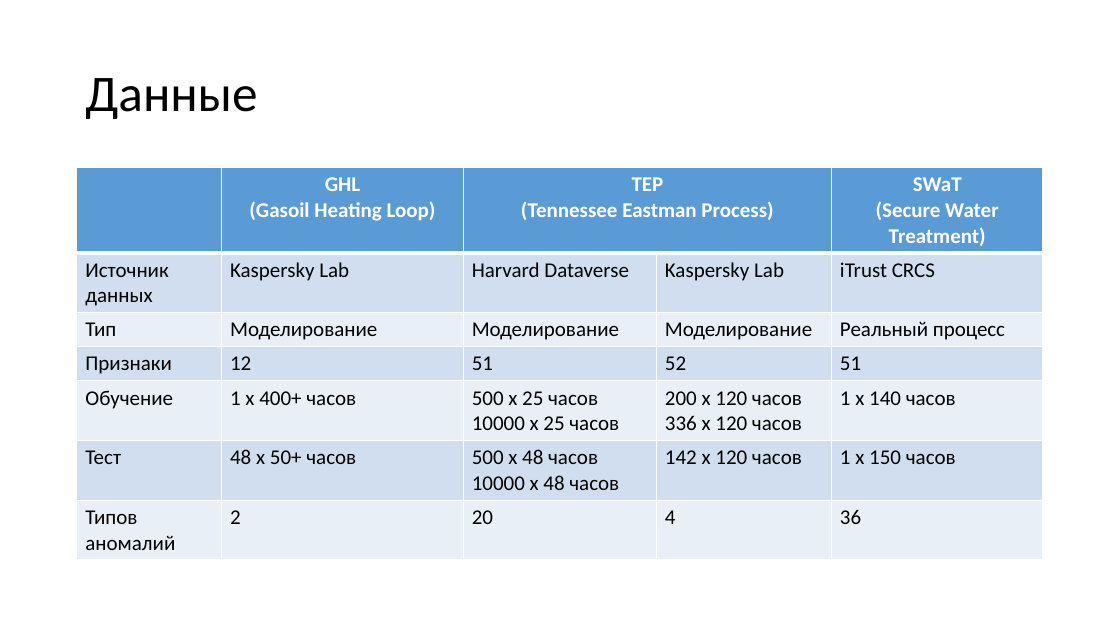
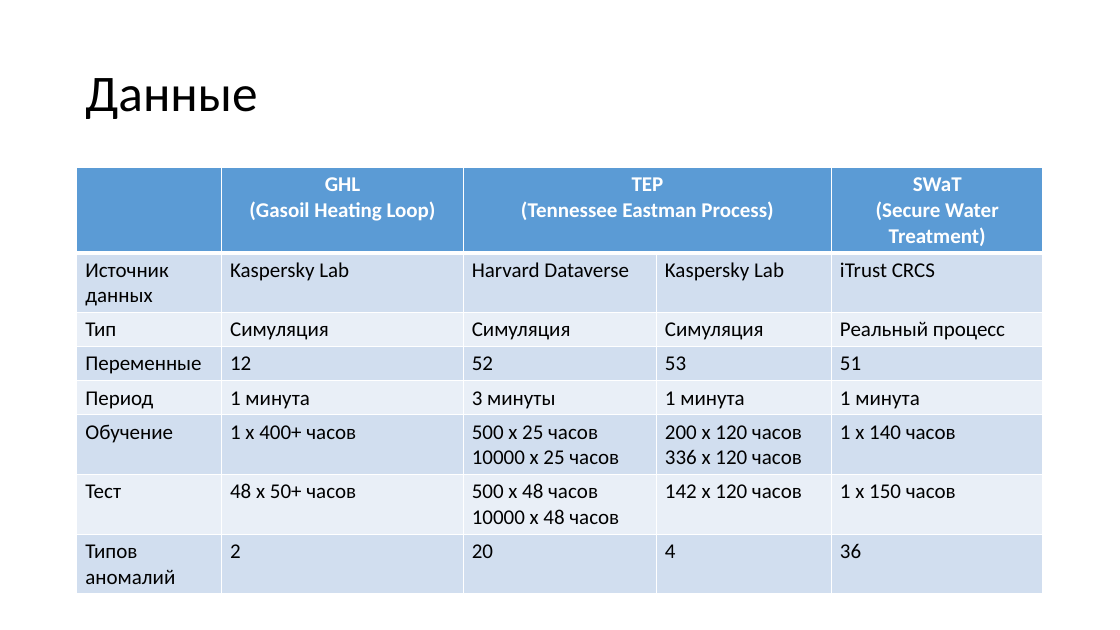
Before and after one commit to sau114/skillfactory_rds, a slide deck: slide 7 of module_final/story.pptx. Drawn at 1120x630 pixels with LibreOffice and Linux fonts; fonts in the diff are those of the drawing. Boxes give left, top, right and bottom in pixels: in the first picture for what was removed or moved away, otherwise in the second. Text is boxed around its words. In the diff, an @@ line names an element or a change of style, - is before the commit and + after.

```diff
--- a/module_final/story.pptx
+++ b/module_final/story.pptx
@@ table at (77,168,1044,590) @@
-row 3: Тип | Моделирование | Моделирование | Моделирование | Реальный процесс
-row 4: Признаки | 12 | 51 | 52 | 51
+row 3: Тип | Симуляция | Симуляция | Симуляция | Реальный процесс
+row 4: Переменные | 12 | 52 | 53 | 51
+row 5: Период | 1 минута | 3 минуты | 1 минута | 1 минута
```
Also in this commit, not shown: 16 other slides changed, 8 slides added, 1 slide removed, 2 other files.
